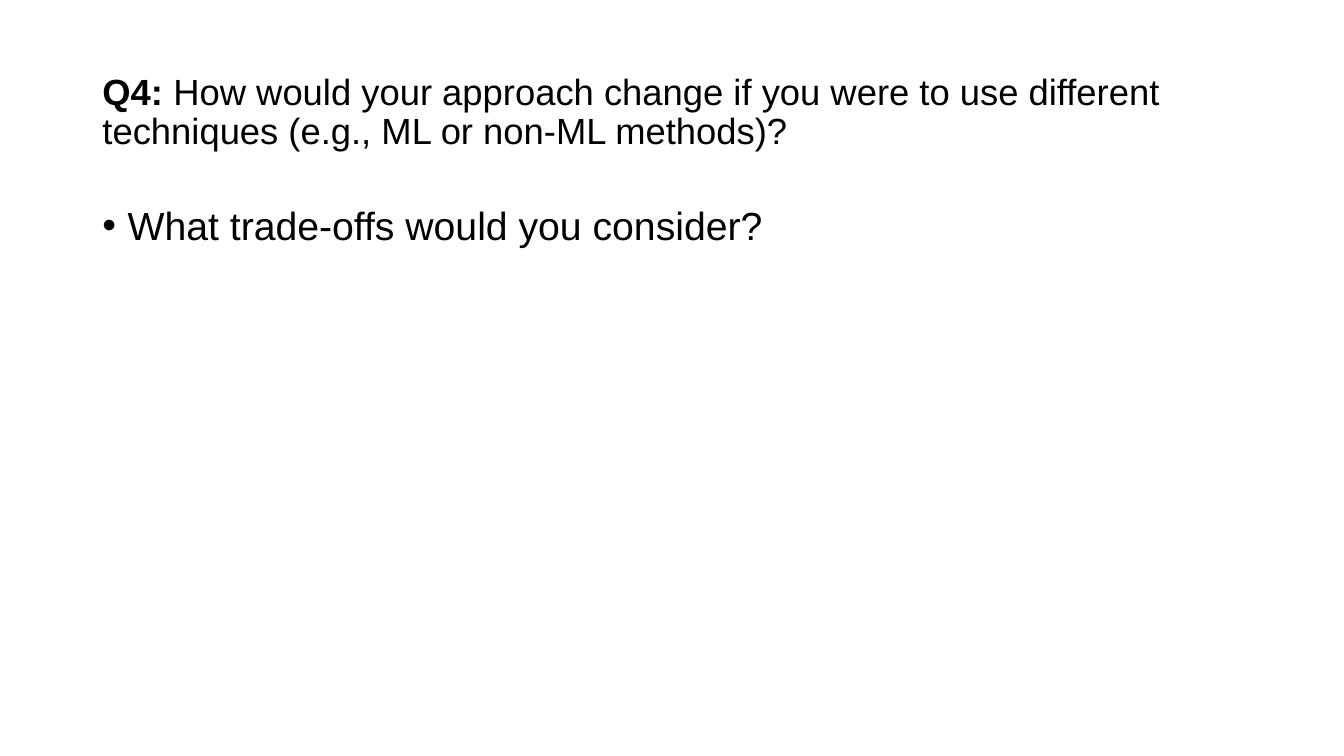
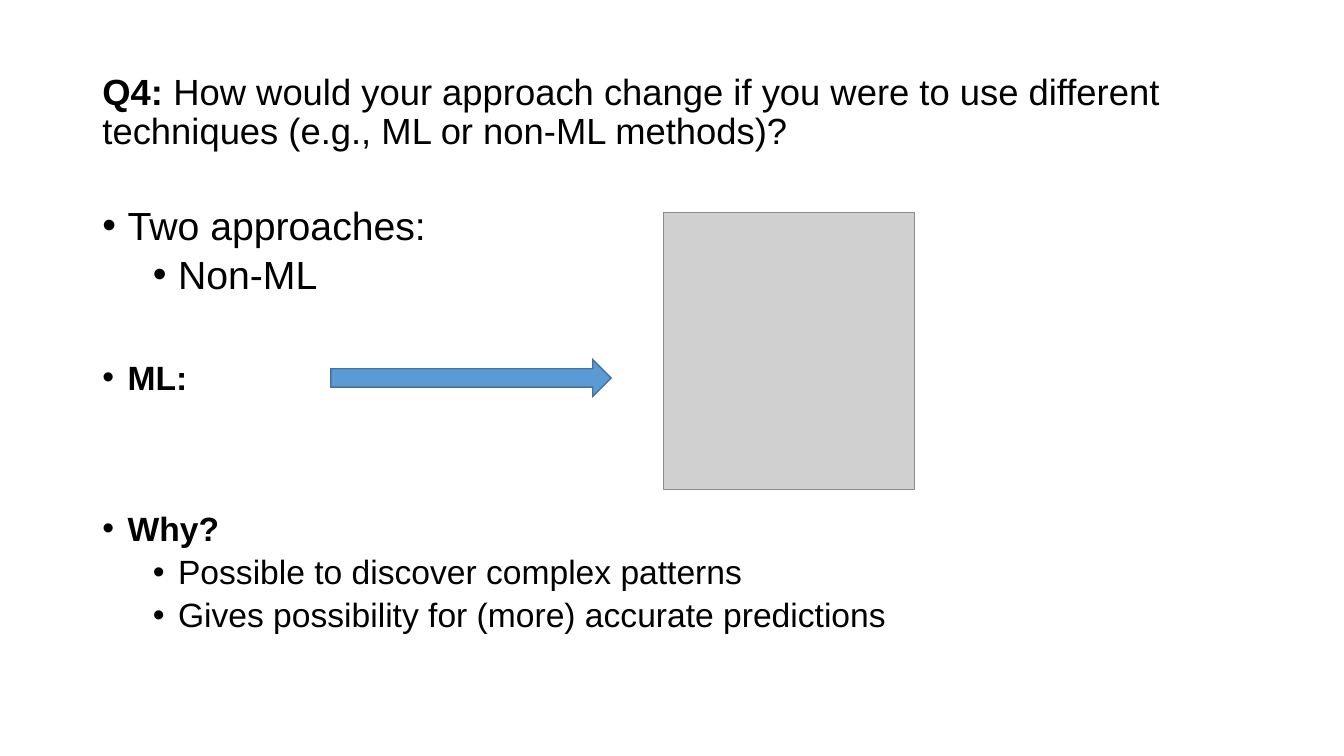
Before and after one commit to JeroenBuil/natural-cycles-assignment, a slide deck: slide 15 of reports/Natural Cycles - Assignment Report - Jeroen Buil.pptx. Drawn at 1344x756 pixels with LibreOffice and Linux fonts; fonts in the diff are those of the drawing; grey boxes stand for pictures. Boxes give left, top, right and bottom in pixels: in the first picture for what was removed or moved away, otherwise in the second. Text is boxed around its words. In the diff, an @@ line names an element or a change of style, - is before the commit and + after.

```diff
--- a/reports/Natural Cycles - Assignment Report - Jeroen Buil.pptx
+++ b/reports/Natural Cycles - Assignment Report - Jeroen Buil.pptx
@@ text at [128,211,885,634]: text changed; size 28 to 24 pt @@
-• What trade-offs would you consider?
+• Two approaches:
+  • Non-ML
+• ML:
+• Why?
+  • Possible to discover complex patterns
+  • Gives possibility for (more) accurate predictions
@@ picture added at [663,212,914,489] @@
@@ right arrow added at [331,360,611,396], fill #5B9BD5, outline #43739E 1 pt @@
```
Also in this commit, not shown: 4 other slides changed, 16 other files.
